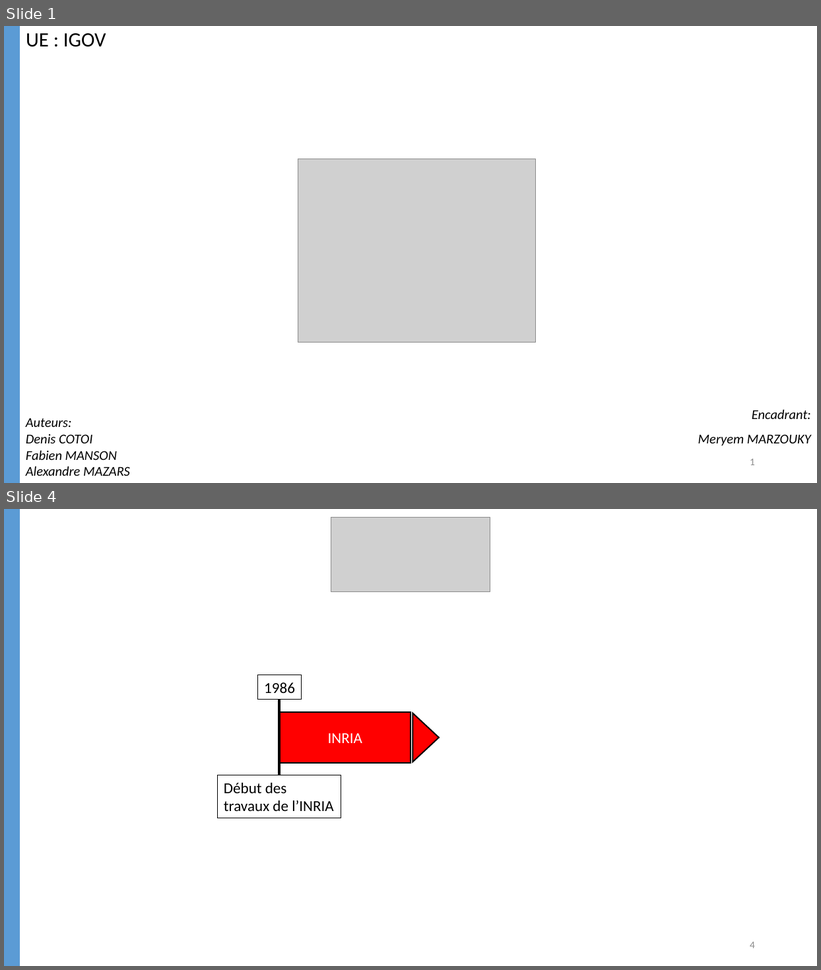
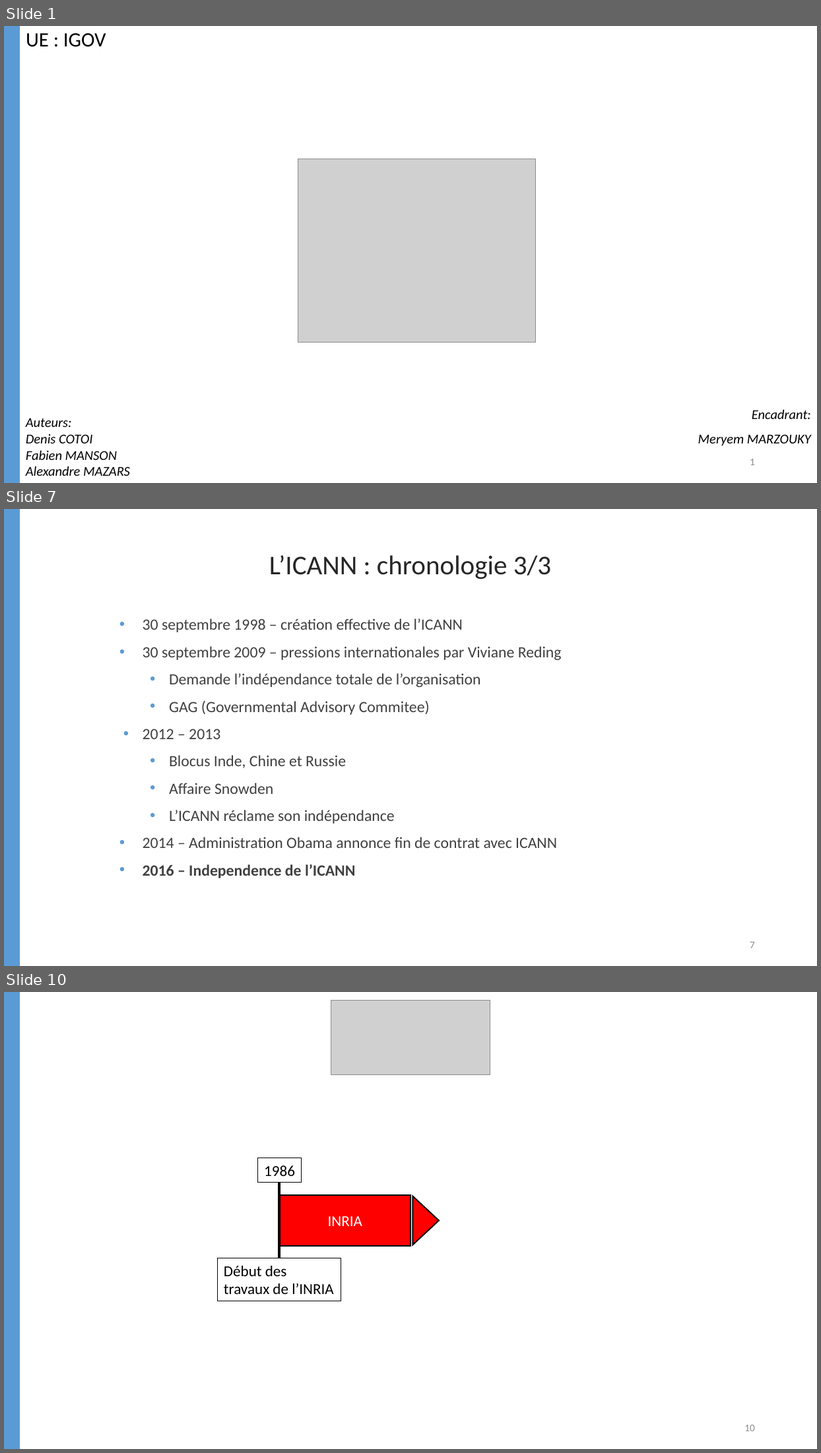
Before and after one commit to FabienMnsn/IGOV, a slide deck: Rapport/IGOV_COTOI_MANSON_MAZARS_slides.pptx. Shown one above the other, each under a label of ours: slides 1 and 4 before the commit, slides 1, 7 and 10 after it; the slides between them are not shown. The pictures are 821x970 and 821x1453 pixels, drawn with LibreOffice and Linux fonts; fonts in the diff are those of the drawing; grey boxes stand for pictures. Boxes give left, top, right and bottom in pixels: in the first picture for what was removed or moved away, otherwise in the second. Text is boxed around its words. In the diff, an @@ line names an element or a change of style, - is before the commit and + after.

```diff
--- a/Rapport/IGOV_COTOI_MANSON_MAZARS_slides.pptx
+++ b/Rapport/IGOV_COTOI_MANSON_MAZARS_slides.pptx
@@ slide 7 added at (4, 509, 817, 966), background #FFFFFF @@
@@ rectangle added at (4, 509, 20, 966), fill #5B9BD5, outline #5B9BD5 1 pt @@
@@ text added at (269, 555, 551, 579), 32 pt, text #262626 @@
+L’ICANN : chronologie 3/3
@@ text added at (143, 619, 562, 848), 18.5 pt, text #404040 @@
+• 30 septembre 1998 – création effective de l’ICANN
+• 30 septembre 2009 – pressions internationales par Viviane Reding
+  • Demande l’indépendance totale de l’organisation
+  • GAG (Governmental Advisory Commitee)
+• 2012 – 2013
+  • Blocus Inde, Chine et Russie
+  • Affaire Snowden
+  • L’ICANN réclame son indépendance
+• 2014 – Administration Obama annonce fin de contrat avec ICANN
+• 2016 – Independence de l’ICANN
@@ page number added at (750, 942, 755, 949), 12 pt, text #8C8C8C @@
+7
@@ what was slide 4 is now slide 10 @@
@@ page number at (745, 1425, 755, 1432): text changed @@
-4
+10
```
Also in this commit, not shown: 3 slides changed, 5 other slides added, 5 other files.
